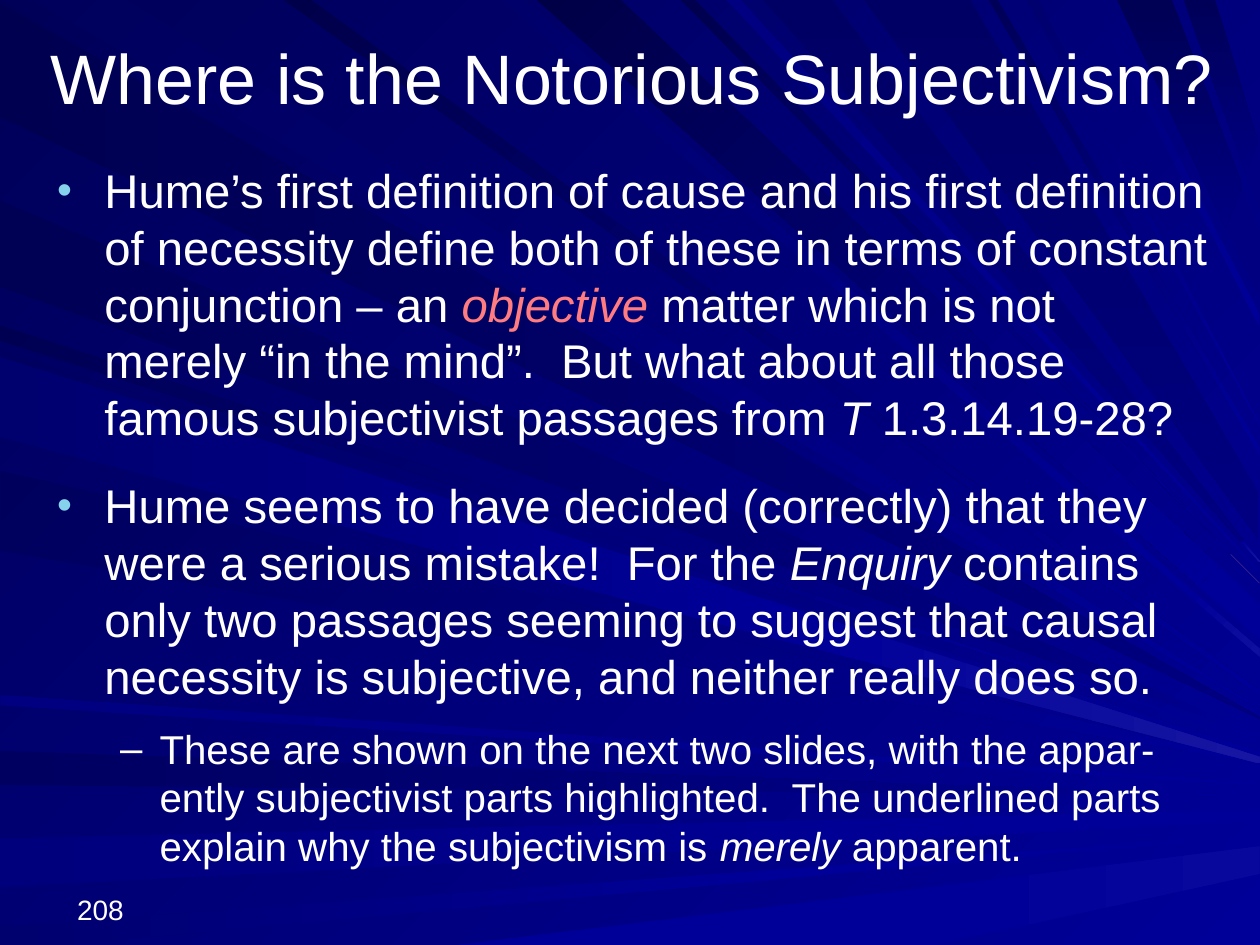
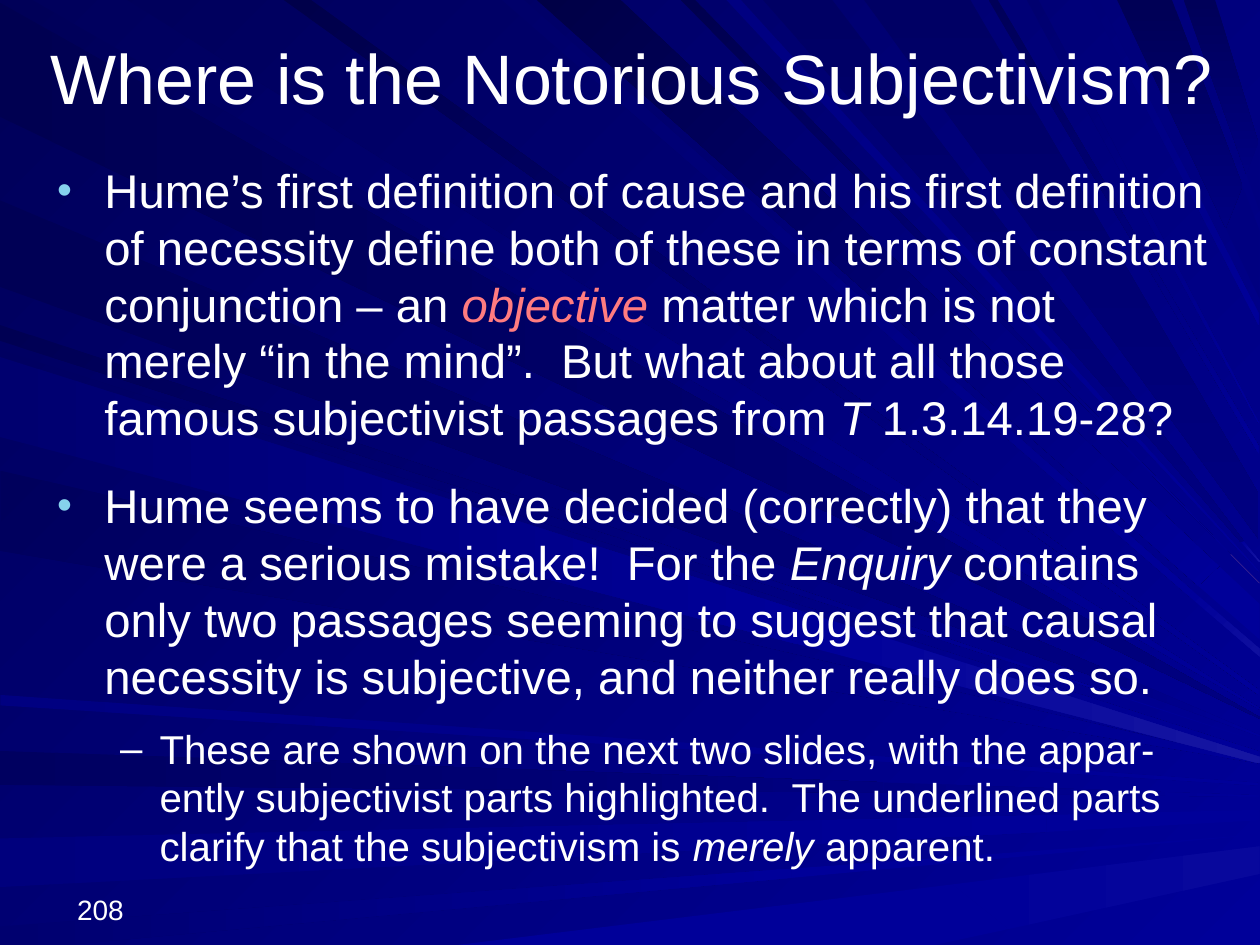
Before and after one commit to englishphilosophy/hume-texts-online, a slide deck: slide 208 of teaching/lectures/2024_Hume_MT_current.pptx. Drawn at 1260x945 pixels with LibreOffice and Linux fonts; fonts in the diff are those of the drawing. Boxes give left, top, right and bottom in pixels: in the first picture for what was removed or moved away, otherwise in the second. Text is boxed around its words. In the diff, an @@ line names an element or a change of style, - is before the commit and + after.

Commit message:
Adding lecture 6

```diff
--- a/teaching/lectures/2024_Hume_MT_current.pptx
+++ b/teaching/lectures/2024_Hume_MT_current.pptx
@@ text at box(160, 735, 1160, 869): text changed @@
-  – These are shown on the next two slides, with the appar-ently subjectivist parts highlighted. The underlined parts explain why the subjectivism is merely apparent.
+  – These are shown on the next two slides, with the appar-ently subjectivist parts highlighted. The underlined parts clarify that the subjectivism is merely apparent.
```
Also in this commit, not shown: 6 other slides changed, 54 slides added, 1 other file.
